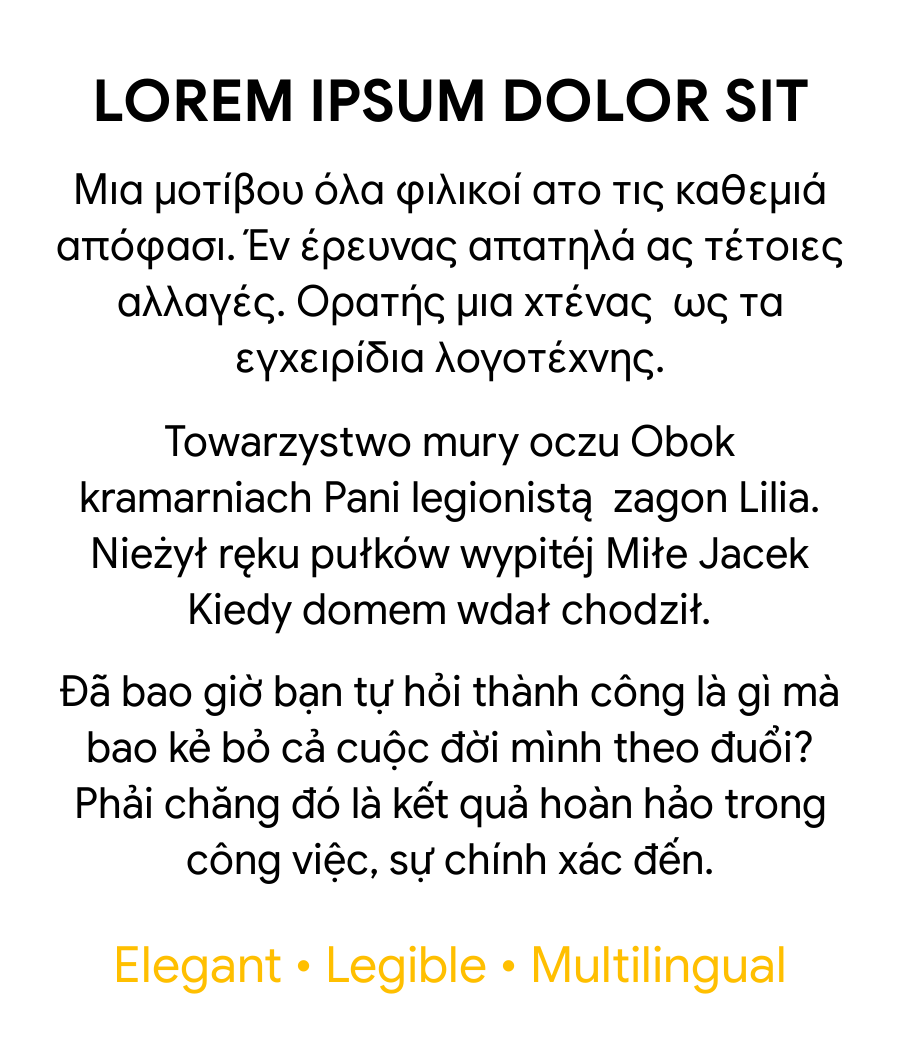
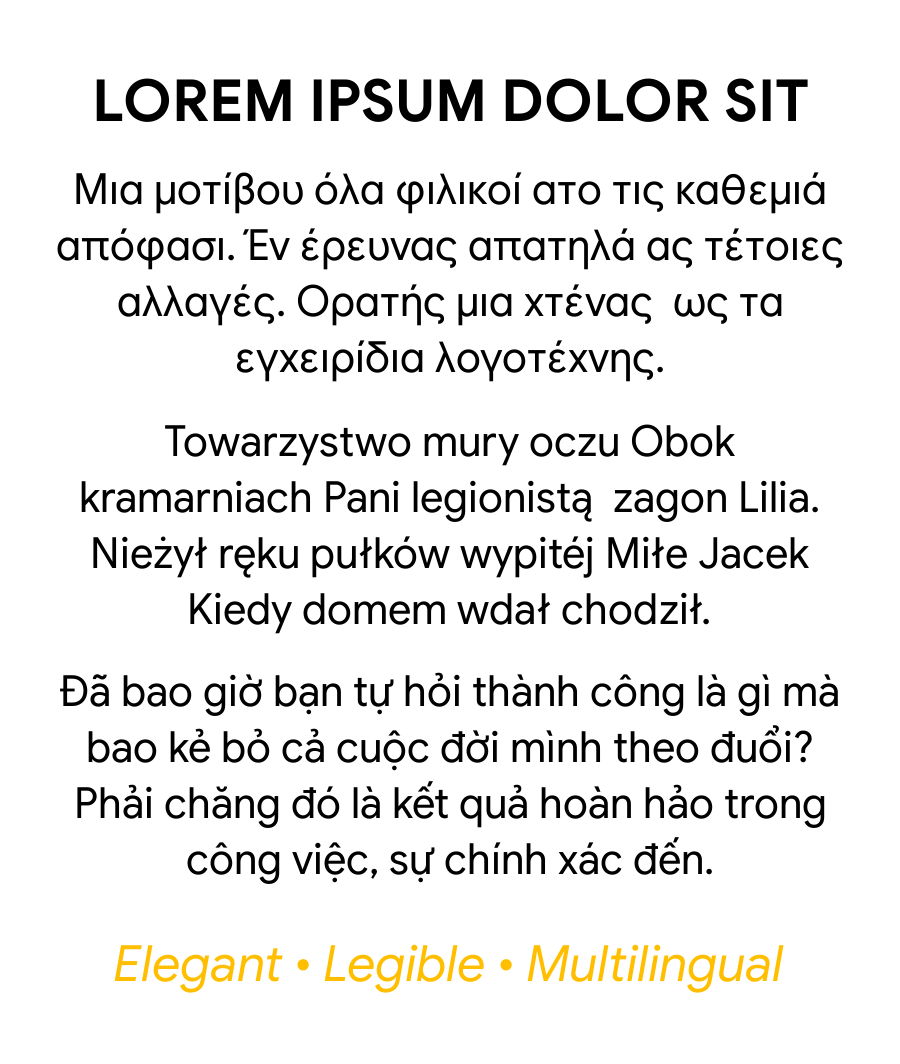
Layered file, before and after one edit (900x1064). Changes by layer:
painted on "Elegant • Legible • Multilingu..." over [114, 944, 784, 994]
